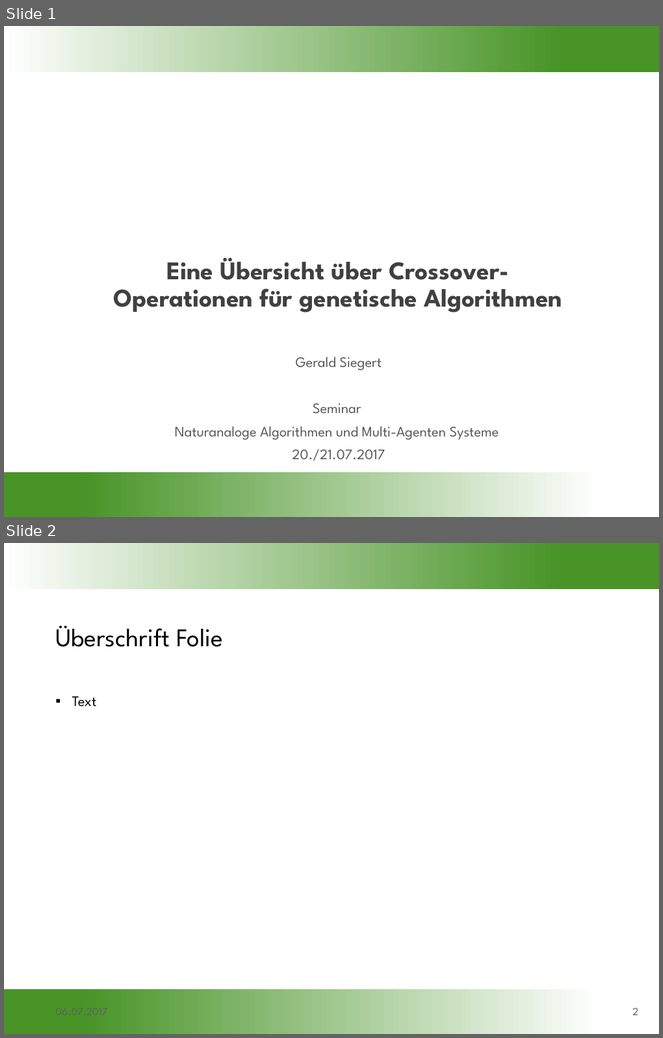
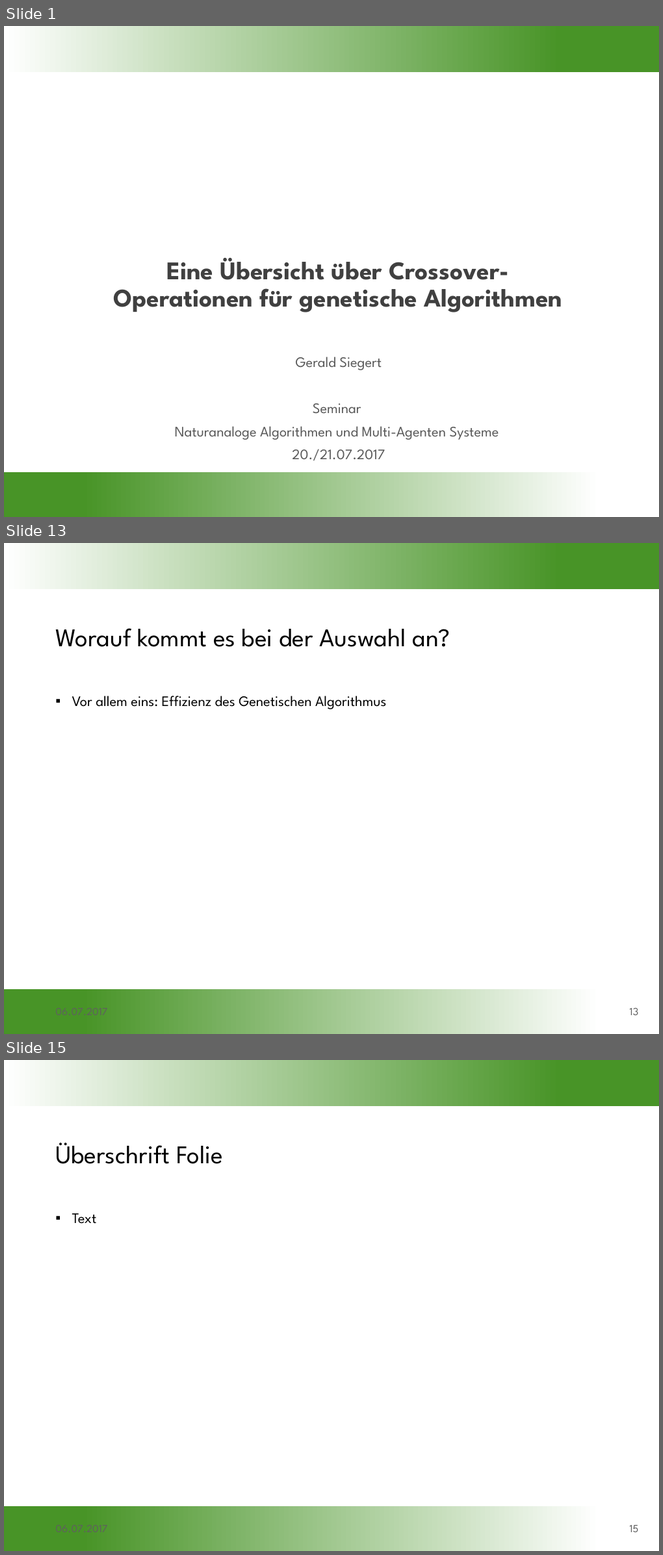
Before and after one commit to gobo7793/OC-Seminar, a slide deck: Vortragsfolien.pptx. Shown one above the other, each under a label of ours: slides 1 and 2 before the commit, slides 1, 13 and 15 after it; the slides between them are not shown. The pictures are 663x1038 and 663x1555 pixels, drawn with LibreOffice and Linux fonts; fonts in the diff are those of the drawing; background and template pictures are left out. Boxes give left, top, right and bottom in pixels: in the first picture for what was removed or moved away, otherwise in the second. Text is boxed around its words. In the diff, an @@ line names an element or a change of style, - is before the commit and + after.

```diff
--- a/Vortragsfolien.pptx
+++ b/Vortragsfolien.pptx
@@ slide 13 added at (x1=4, y1=543, x2=659, y2=1034), background #FFFFFF; not listed: 2 template elements that a slide beside it also shows @@
@@ title added at (x1=55, y1=628, x2=450, y2=647), 28 pt, text #000000 @@
+Worauf kommt es bei der Auswahl an?
@@ text added at (x1=72, y1=696, x2=386, y2=709), 16 pt, text #000000 @@
+▪ Vor allem eins: Effizienz des Genetischen Algorithmus
@@ text added at (x1=50, y1=999, x2=196, y2=1025), 12 pt, text #5F5F5F @@
+06.07.2017
@@ page number added at (x1=630, y1=1008, x2=639, y2=1016), 12 pt, text #5F5F5F @@
+13
@@ what was slide 2 is now slide 15 @@
@@ page number at (x1=630, y1=1525, x2=639, y2=1533): text changed @@
-2
+15
```
Also in this commit, not shown: 12 other slides added.
